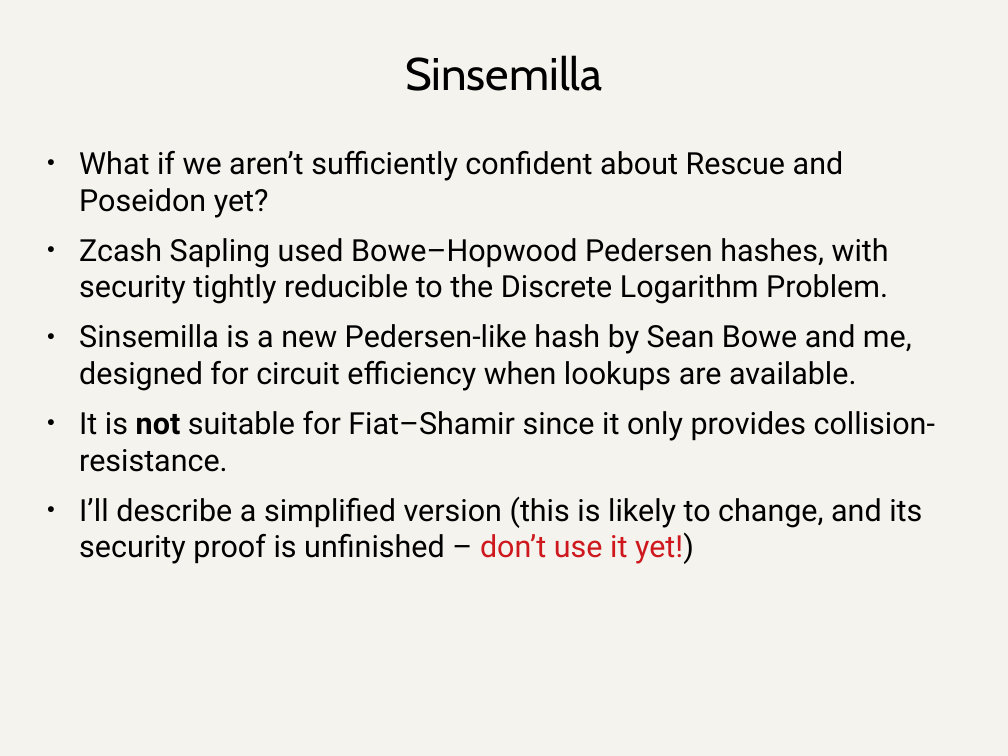
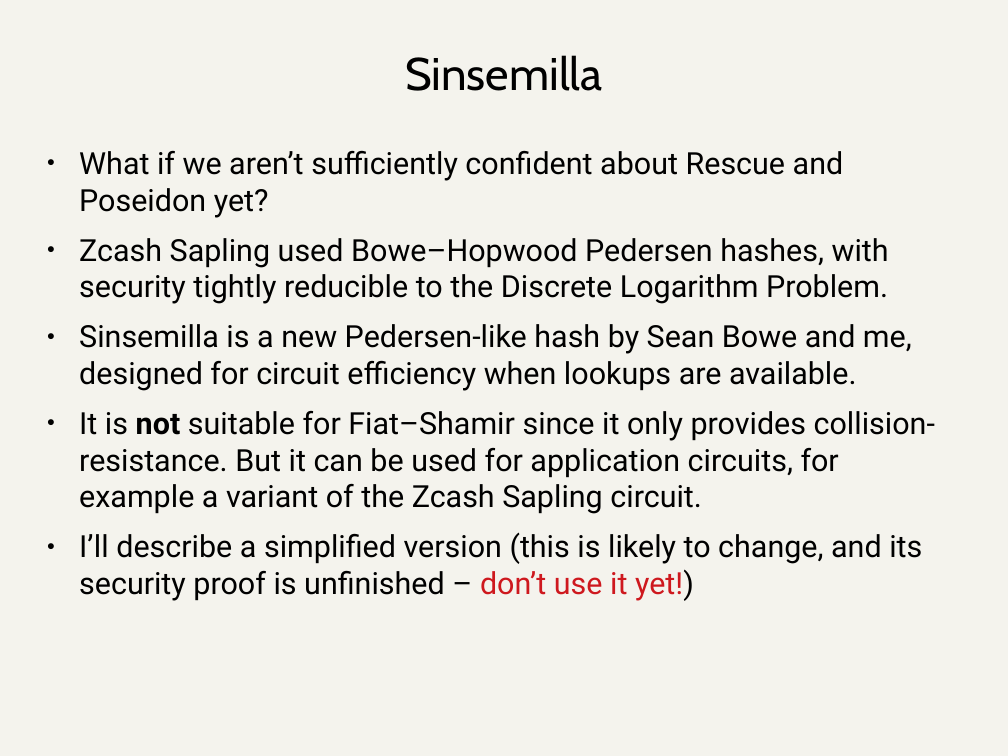
Before and after one commit to daira/halographs, a slide deck: slide 75 of deepdive.odp. Drawn at 1008x756 pixels with LibreOffice and Linux fonts; fonts in the diff are those of the drawing. Boxes give left, top, right and bottom in pixels: in the first picture for what was removed or moved away, otherwise in the second. Text is boxed around its words. In the diff, an @@ line names an element or a change of style, - is before the commit and + after.

```diff
--- a/deepdive.odp
+++ b/deepdive.odp
@@ text at (79,411,935,514): text changed @@
-● It is not suitable for Fiat–Shamir since it only provides collision-resistance.
+● It is not suitable for Fiat–Shamir since it only provides collision-resistance. But it can be used for application circuits, for example a variant of the Zcash Sapling circuit.
```
Also in this commit, not shown: 17 other slides changed, 1 other file.
